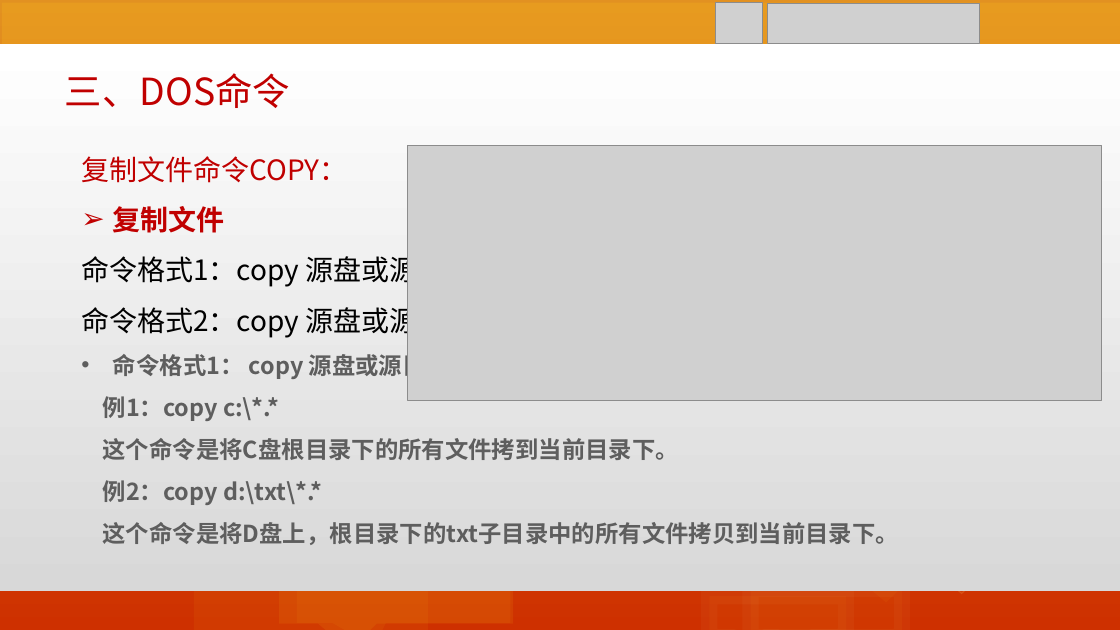
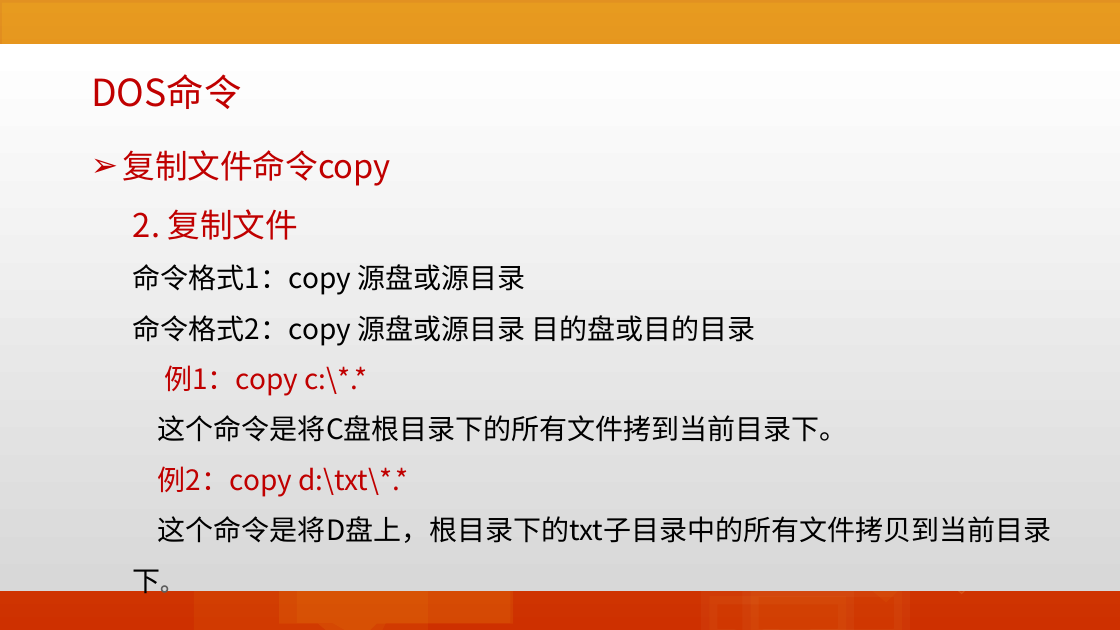
Before and after one commit to edu2act/course-informationliteracy, a slide deck: slide 26 of materials/slides/05-DOS.pptx (slide 35 before the commit). Drawn at 1120x630 pixels with LibreOffice and Linux fonts; fonts in the diff are those of the drawing; grey boxes stand for pictures. Boxes give left, top, right and bottom in pixels: in the first picture for what was removed or moved away, otherwise in the second. Text is boxed around its words. In the diff, an @@ line names an element or a change of style, - is before the commit and + after.

```diff
--- a/materials/slides/05-DOS.pptx
+++ b/materials/slides/05-DOS.pptx
@@ picture removed at <box>716,3,763,44</box> @@
@@ picture removed at <box>767,3,980,44</box> @@
@@ text at <box>91,74,241,109</box>: text changed @@
-三、DOS命令
+DOS命令
@@ text "复制文件命令copy": place and size @@
-text "复制文件命令copy" at <box>81,156,899,545</box>
+text "复制文件命令copy" at <box>122,150,1051,597</box>
@@ picture removed at <box>408,145,1102,401</box> @@
@@ text at <box>122,150,390,240</box>: text changed; size 24 to 28 pt @@
-复制文件命令COPY：
-➢ 复制文件
+➢ 复制文件命令copy
+  2. 复制文件
@@ speech box added at <box>670,202,903,378</box>, fill #FDC51B at 14% opacity @@
@@ speech box added at <box>756,220,906,332</box>, fill #FDC51B at 10% opacity @@
@@ text at <box>133,264,1051,597</box>: size 20 to 24 pt, bold off in "例1：copy c:\*.*", "这个命令是将C盘根目录下的所有文件拷到当前目录下。", "例2：copy d:\txt\*.*", "这个命令是将D盘上，根目录下的txt子目录中的所有文件拷贝到当前目录下。"; text colour #5E5E5E to #C00000 in "例1：copy c:\*.*", "例2：copy d:\txt\*.*"; text colour #5E5E5E to #000000 in "这个命令是将C盘根目录下的所有文件拷到当前目录下。", "这个命令是将D盘上，根目录下的txt子目录中的所有文件拷贝到当前目录下。"; list level 1 to 2 in "命令格式1：copy 源盘或源目录"; list level 1 to 2 in "命令格式2：copy 源盘或源目录 目的盘或目的目录" @@
@@ speech box added at <box>949,245,1038,311</box>, fill #FDC51B at 10% opacity, outline #FEEAAC 14 pt @@
@@ speech box added at <box>1029,325,1067,353</box>, fill #FFE181 at 5% opacity, outline #FFE181 5 pt @@
@@ speech box added at <box>1050,311,1088,339</box>, fill #FFE181 at 5% opacity, outline #FFE181 5 pt @@
@@ text at <box>113,350,449,380</box>: paragraph removed @@
-• 命令格式1： copy 源盘或源目录
@@ speech box added at <box>1054,339,1092,366</box>, fill #FFE181 at 5% opacity, outline #FFE181 5 pt @@
```
Also in this commit, not shown: 35 other slides changed, 12 slides removed, 40 other files.
